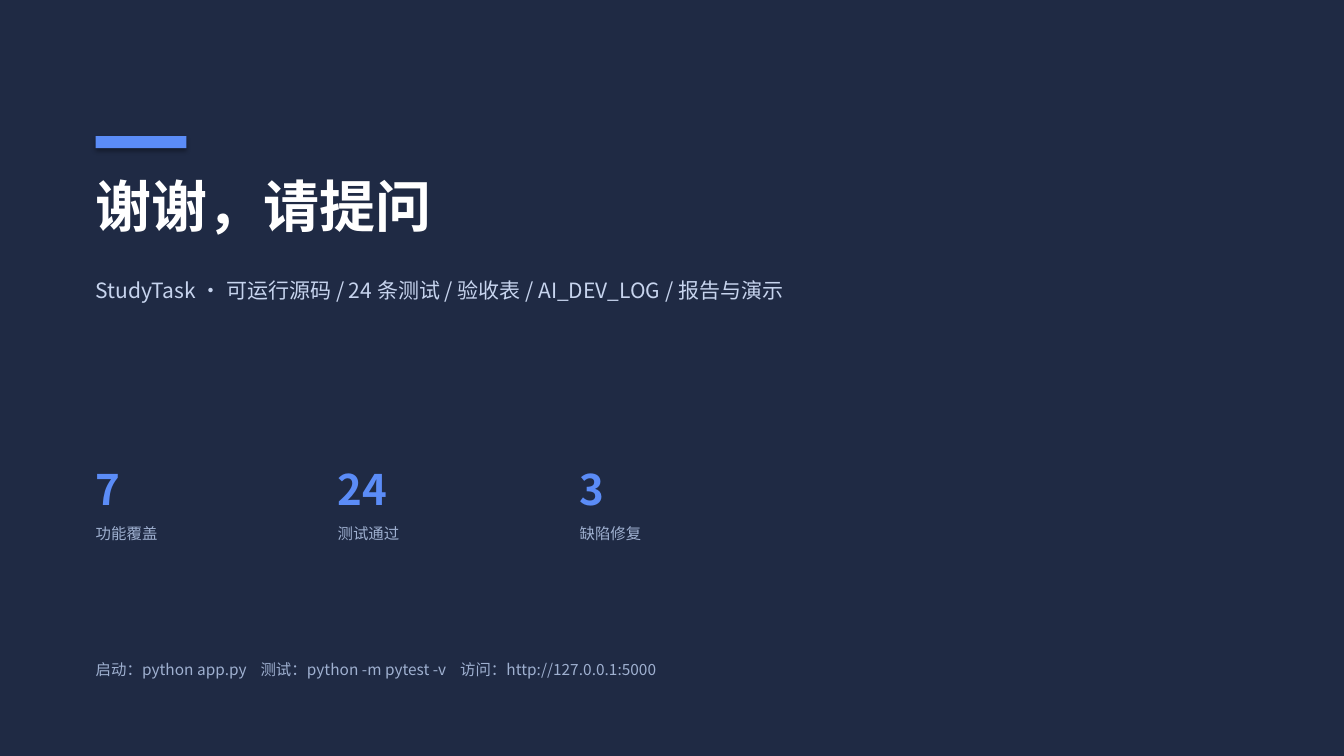
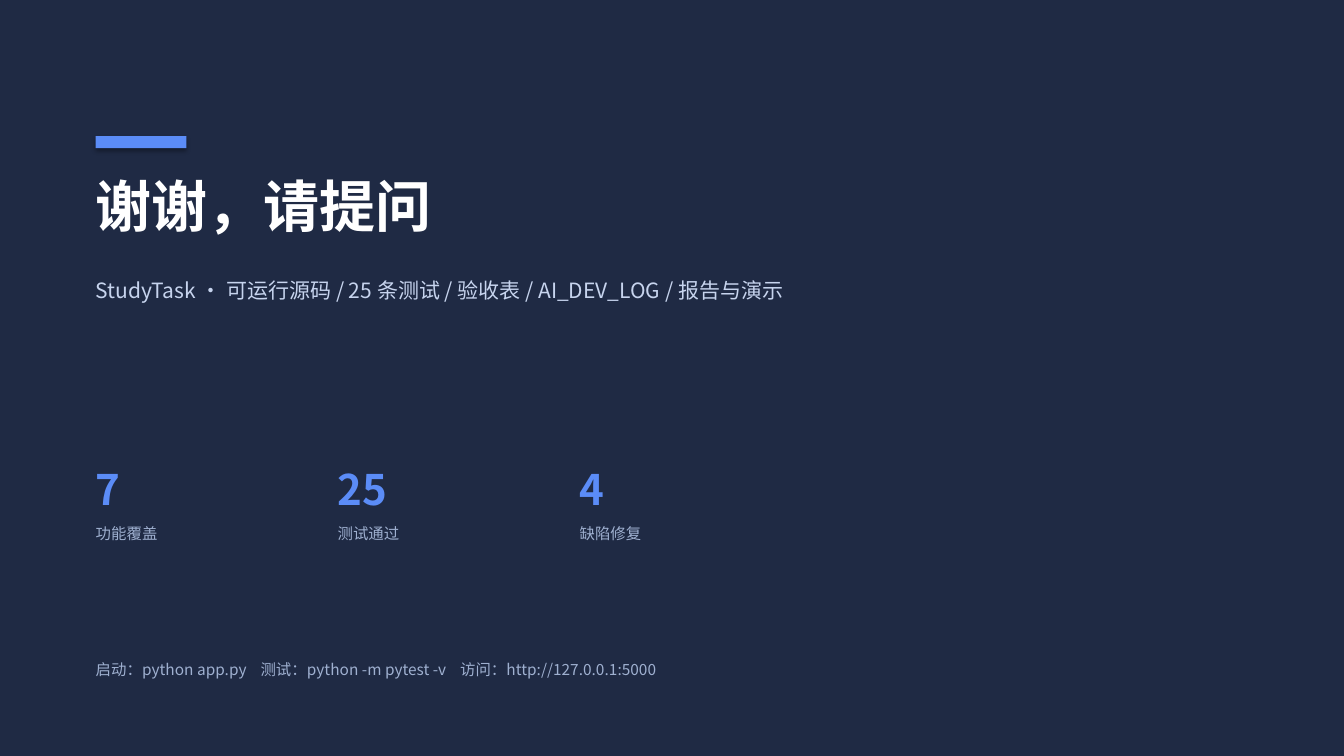
Before and after one commit to yq-wcq/24-2-_242806010229_StudyTask, a slide deck: slide 10 of docs/实验一演示.pptx. Drawn at 1344x756 pixels with LibreOffice and Linux fonts; fonts in the diff are those of the drawing. Boxes give left, top, right and bottom in pixels: in the first picture for what was removed or moved away, otherwise in the second. Text is boxed around its words. In the diff, an @@ line names an element or a change of style, - is before the commit and + after.

Commit message:
fix: handle oversized task IDs and align docs with SRS appendix A

```diff
--- a/docs/实验一演示.pptx
+++ b/docs/实验一演示.pptx
@@ text at (x1=96, y1=280, x2=783, y2=303): text changed @@
-StudyTask · 可运行源码 / 24 条测试 / 验收表 / AI_DEV_LOG / 报告与演示
+StudyTask · 可运行源码 / 25 条测试 / 验收表 / AI_DEV_LOG / 报告与演示
@@ text at (x1=338, y1=473, x2=388, y2=506): text changed @@
-24
+25
@@ text at (x1=580, y1=474, x2=605, y2=505): text changed @@
-3
+4
```
Also in this commit, not shown: 4 other slides changed, 8 other files.
